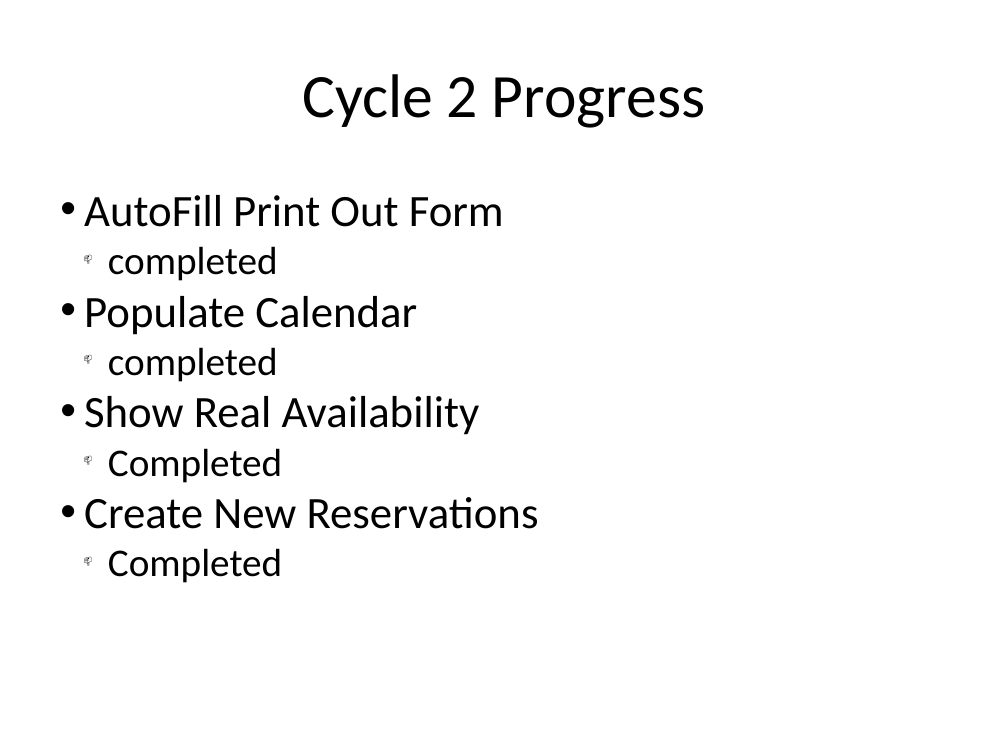
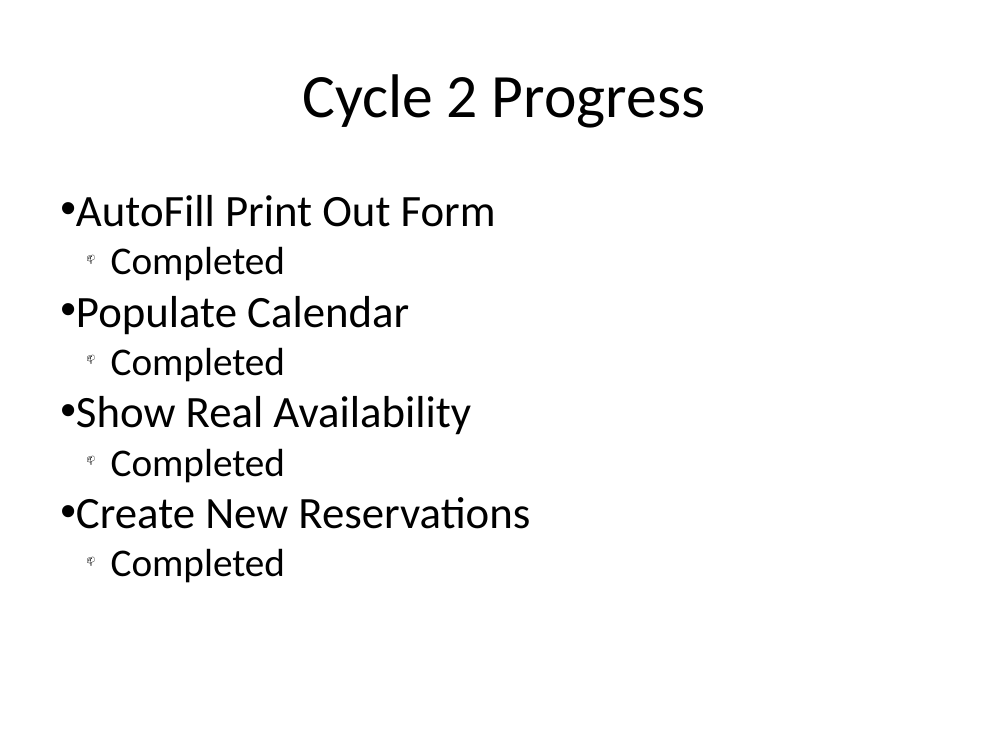
Before and after one commit to telepresencebot2/Transportation-For-Visually-Impaired, a slide deck: slide 6 of Cycle2DOC/CycleTwoPresentation.pptx. Drawn at 1008x756 pixels with LibreOffice and Linux fonts; fonts in the diff are those of the drawing; background and template pictures are left out. Boxes give left, top, right and bottom in pixels: in the first picture for what was removed or moved away, otherwise in the second. Text is boxed around its words. In the diff, an @@ line names an element or a change of style, - is before the commit and + after.

Commit message:
Formatting Changes

```diff
--- a/Cycle2DOC/CycleTwoPresentation.pptx
+++ b/Cycle2DOC/CycleTwoPresentation.pptx
@@ text at [111, 246, 285, 281]: text changed @@
-  📫 completed
+  📫 Completed
@@ text at [111, 347, 285, 382]: text changed @@
-  📫 completed
+  📫 Completed
@@ text at [111, 448, 285, 583]: indent changed @@
```
Also in this commit, not shown: 10 other slides changed.
